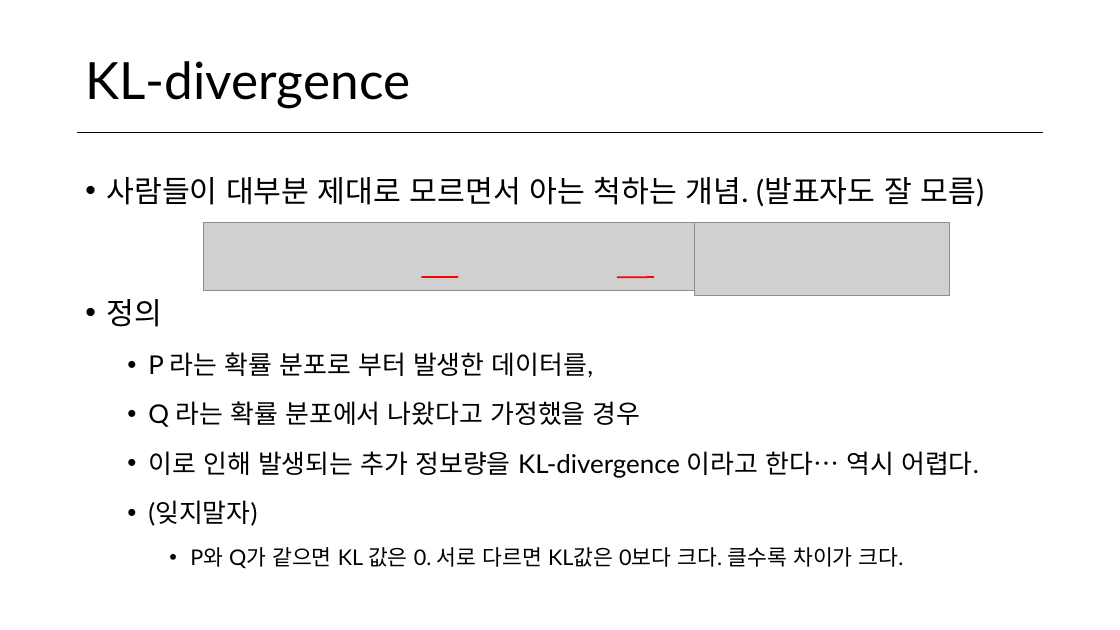
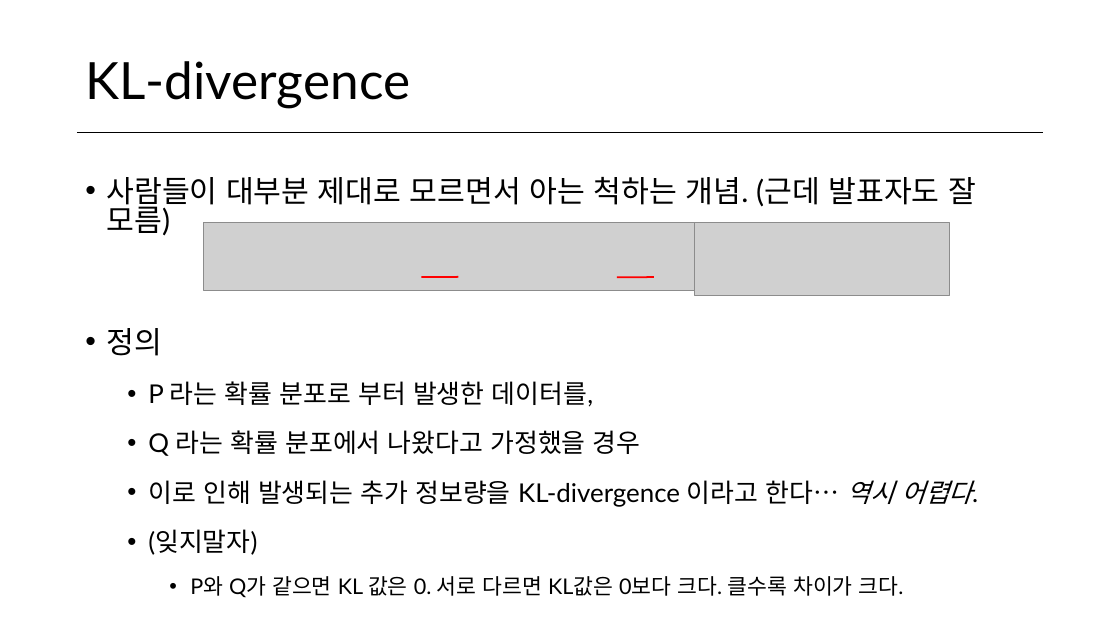
Before and after one commit to norman3/vi, a slide deck: slide 19 of vi.pptx. Drawn at 1120x630 pixels with LibreOffice and Linux fonts; fonts in the diff are those of the drawing; grey boxes stand for pictures. Boxes give left, top, right and bottom in pixels: in the first picture for what was removed or moved away, otherwise in the second. Text is boxed around its words. In the diff, an @@ line names an element or a change of style, - is before the commit and + after.

```diff
--- a/vi.pptx
+++ b/vi.pptx
@@ text at [106, 177, 976, 236]: text changed @@
-• 사람들이 대부분 제대로 모르면서 아는 척하는 개념. (발표자도 잘 모름)
+• 사람들이 대부분 제대로 모르면서 아는 척하는 개념. (근데 발표자도 잘 모름)
@@ text at [148, 480, 972, 507]: italic on in "역시 어렵다." @@
```
Also in this commit, not shown: 14 other slides changed, 1 slide added, 1 other file.
